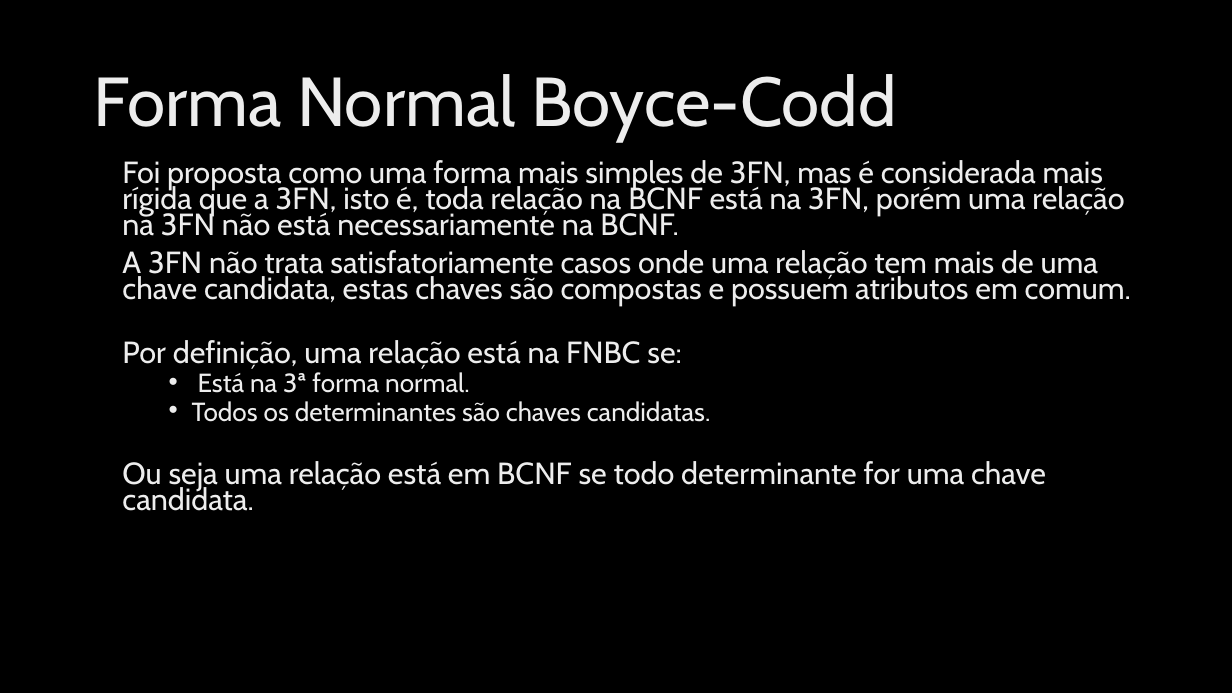
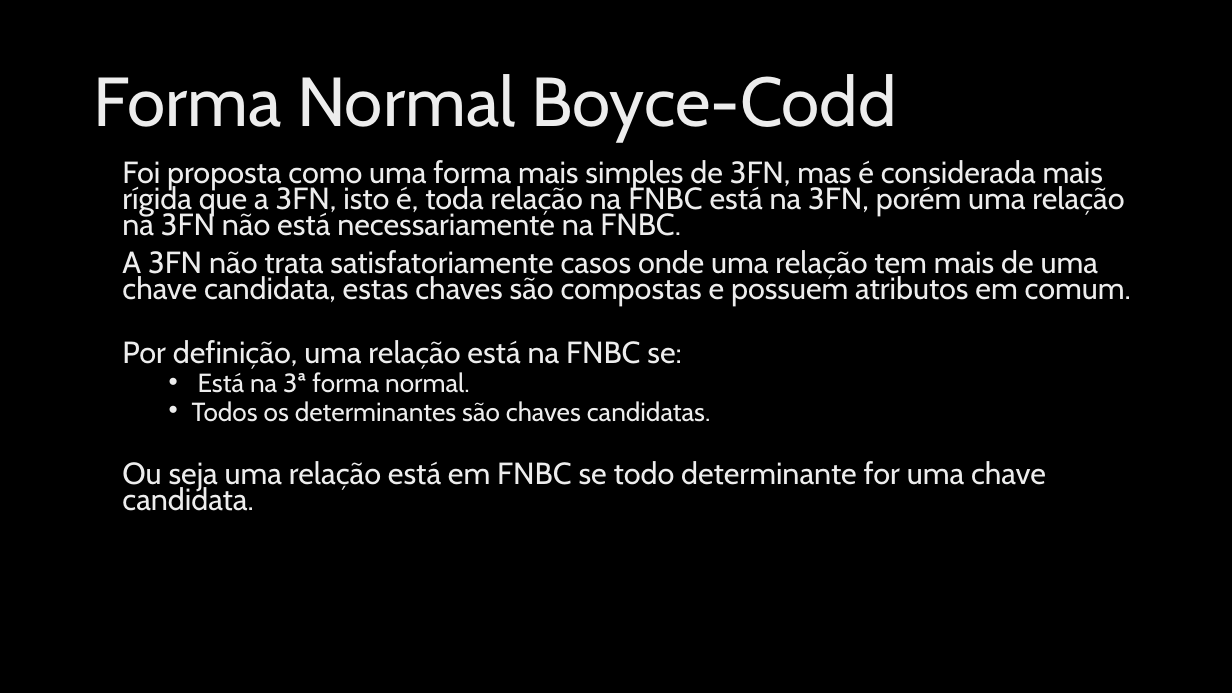
Before and after one commit to hangalo/cursobasededados, a slide deck: slide 3 of Normalização_FNBC_4FN_5FN_2020.ppt.pptx. Drawn at 1232x693 pixels with LibreOffice and Linux fonts; fonts in the diff are those of the drawing; background and template pictures are left out. Boxes give left, top, right and bottom in pixels: in the first picture for what was removed or moved away, otherwise in the second. Text is boxed around its words. In the diff, an @@ line names an element or a change of style, - is before the commit and + after.

```diff
--- a/Normalização_FNBC_4FN_5FN_2020.ppt.pptx
+++ b/Normalização_FNBC_4FN_5FN_2020.ppt.pptx
@@ text at <box>122,160,1124,236</box>: text changed @@
-Foi proposta como uma forma mais simples de 3FN, mas é considerada mais rígida que a 3FN, isto é, toda relação na BCNF está na 3FN, porém uma relação na 3FN não está necessariamente na BCNF.
+Foi proposta como uma forma mais simples de 3FN, mas é considerada mais rígida que a 3FN, isto é, toda relação na FNBC está na 3FN, porém uma relação na 3FN não está necessariamente na FNBC.
@@ text at <box>122,461,1046,511</box>: text changed @@
-Ou seja uma relação está em BCNF se todo determinante for uma chave candidata.
+Ou seja uma relação está em FNBC se todo determinante for uma chave candidata.
```
Also in this commit, not shown: 5 other slides changed.
